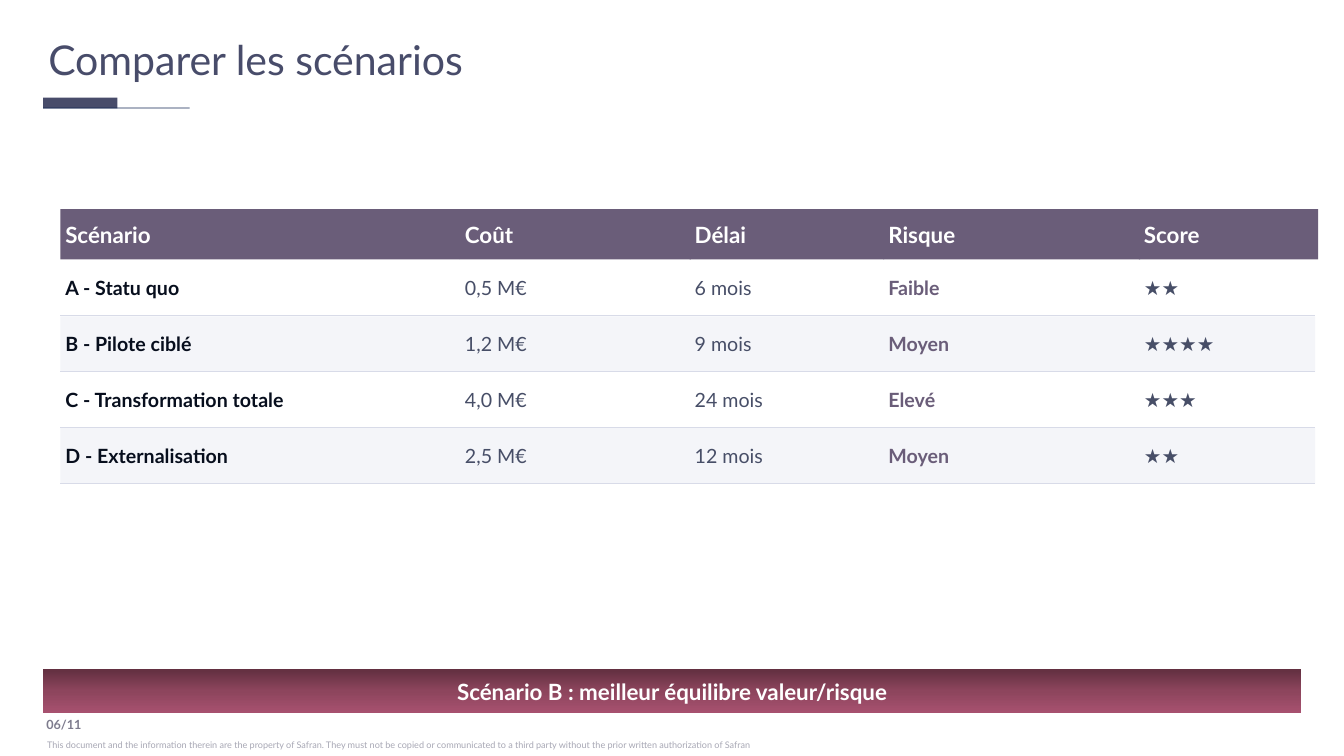
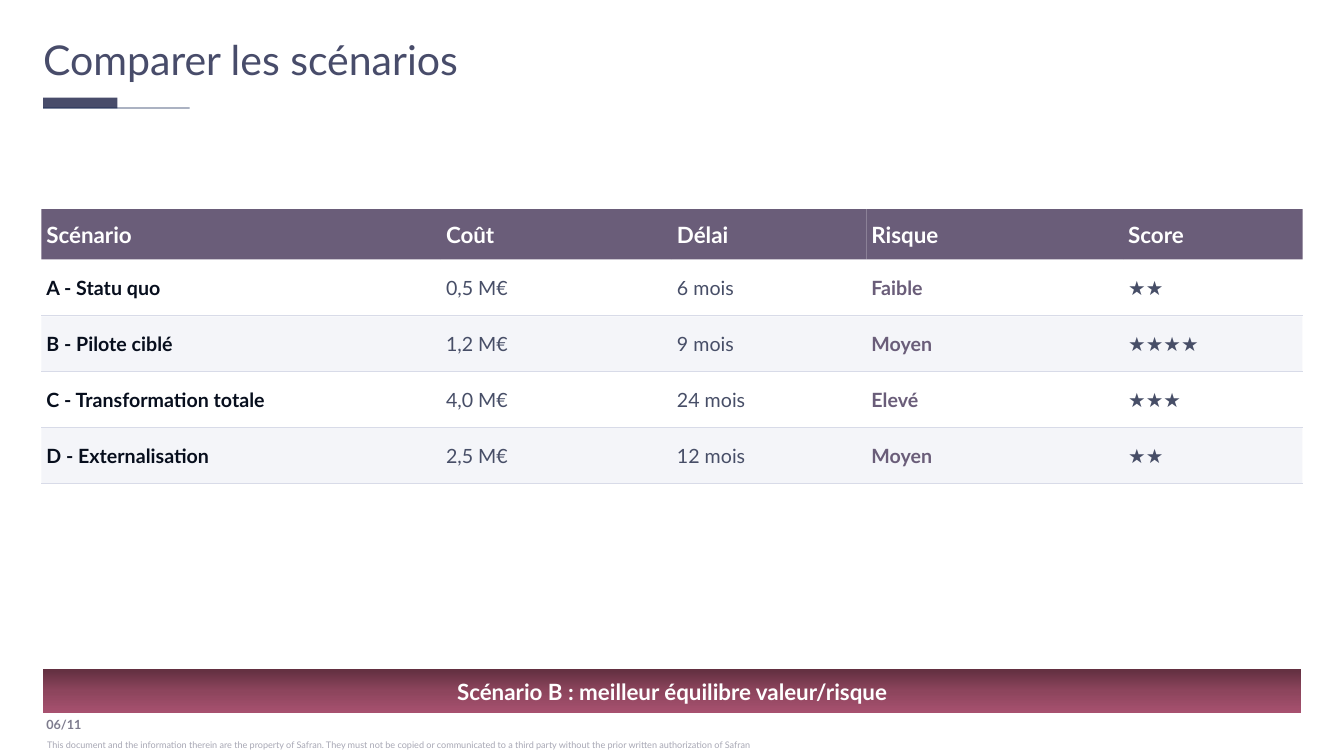
Before and after one commit to jpapasidero/Skill_Jessica_template_Claude, a slide deck: slide 6 of test_corretion_elements_graphiques.pptx. Drawn at 1344x756 pixels with LibreOffice and Linux fonts; fonts in the diff are those of the drawing. Boxes give left, top, right and bottom in pixels: in the first picture for what was removed or moved away, otherwise in the second. Text is boxed around its words. In the diff, an @@ line names an element or a change of style, - is before the commit and + after.

```diff
--- a/test_corretion_elements_graphiques.pptx
+++ b/test_corretion_elements_graphiques.pptx
@@ text "Comparer les scénarios": place and size @@
-text "Comparer les scénarios" at box(48, 44, 463, 82)
+text "Comparer les scénarios" at box(43, 44, 458, 82)
@@ 10 texts, 2 rectangles: place and size @@
-10 texts, 2 rectangles at box(60, 209, 691, 466)
+10 texts, 2 rectangles at box(41, 209, 673, 466)
@@ 15 texts, 3 rectangles: place and size @@
-15 texts, 3 rectangles at box(690, 209, 1319, 484)
+15 texts, 3 rectangles at box(673, 209, 1303, 484)
@@ rectangle: place and size @@
-rectangle at box(60, 260, 1316, 316)
+rectangle at box(41, 260, 1303, 316)
@@ rectangle: place and size @@
-rectangle at box(60, 317, 1316, 372)
+rectangle at box(41, 317, 1303, 372)
@@ line moved from (60, 316) - (1316, 316) to (41, 316) - (1303, 316) @@
@@ rectangle: place and size @@
-rectangle at box(60, 372, 1316, 427)
+rectangle at box(41, 372, 1303, 427)
@@ line moved from (60, 372) - (1316, 372) to (41, 372) - (1303, 372) @@
@@ rectangle: place and size @@
-rectangle at box(60, 429, 1316, 484)
+rectangle at box(41, 429, 1303, 484)
@@ line moved from (60, 427) - (1316, 427) to (41, 427) - (1303, 427) @@
@@ line moved from (60, 484) - (1316, 484) to (41, 484) - (1303, 484) @@
```
Also in this commit, not shown: 5 other slides changed, 2 other files.
